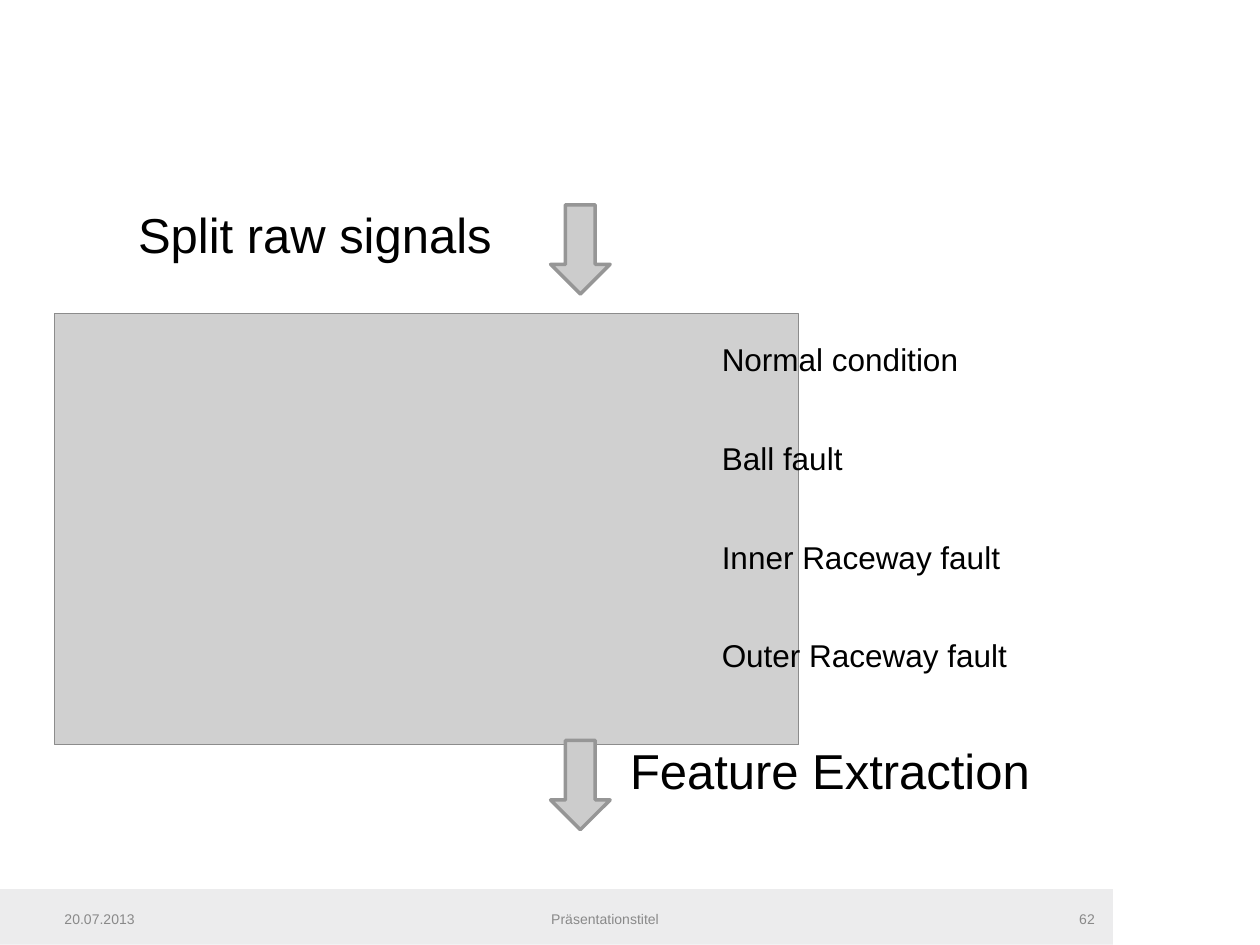
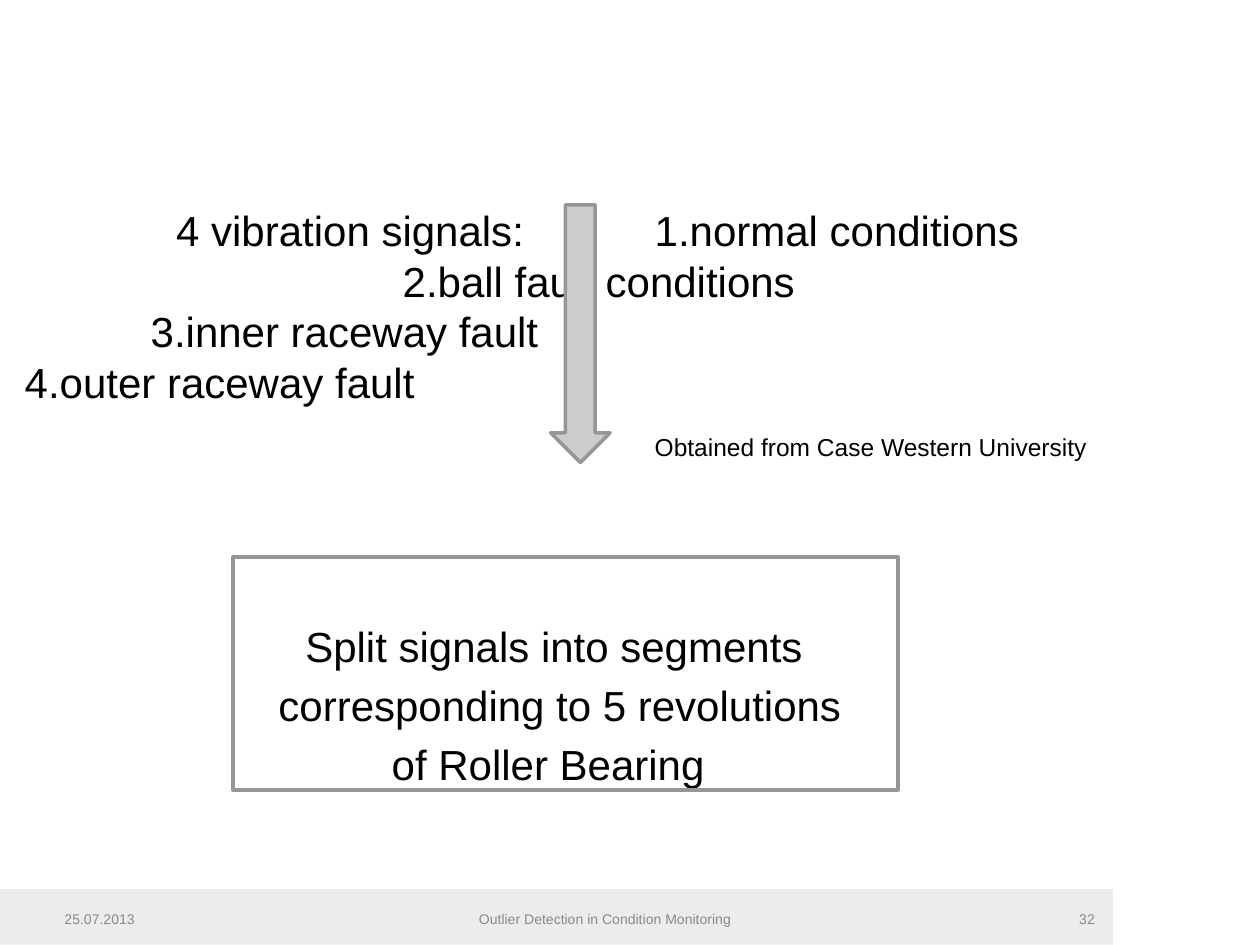
Before and after one commit to fera0013/MasterThesis, a slide deck: slide 32 of Documentation/SemiSupervisedMethodsInConditionMonitoring.pptx (slide 62 before the commit). Drawn at 1260x945 pixels with LibreOffice and Linux fonts; fonts in the diff are those of the drawing; grey boxes stand for pictures; background and template pictures are left out. Boxes give left, top, right and bottom in pixels: in the first picture for what was removed or moved away, otherwise in the second. Text is boxed around its words. In the diff, an @@ line names an element or a change of style, - is before the commit and + after.

Commit message:
Outlier Detection in Condition Monitoring Documentation

```diff
--- a/Documentation/SemiSupervisedMethodsInConditionMonitoring.pptx
+++ b/Documentation/SemiSupervisedMethodsInConditionMonitoring.pptx
@@ down arrow: place and size @@
-down arrow at (551, 205, 610, 295)
+down arrow at (551, 205, 610, 464)
@@ text added at (25, 215, 1087, 788), 24 pt, text #000000 @@
+4 vibration signals: 1.normal conditions 2.ball fault conditions 3.inner raceway fault 4.outer raceway fault
+Obtained from Case Western University
+Split signals into segments
+corresponding to 5 revolutions
+of Roller Bearing
@@ text removed at (138, 217, 491, 263) @@
-Split raw signals
@@ picture removed at (54, 314, 799, 745) @@
@@ text removed at (722, 346, 958, 377) @@
-Normal condition
@@ text removed at (722, 445, 842, 476) @@
-Ball fault
@@ rectangle added at (233, 557, 898, 790), outline #979797 2 pt @@
@@ text removed at (722, 546, 1000, 575) @@
-Inner Raceway fault
@@ text removed at (722, 642, 1007, 673) @@
-Outer Raceway fault
@@ down arrow removed at (551, 741, 610, 830) @@
@@ text removed at (630, 753, 1030, 790) @@
-Feature Extraction
@@ text at (64, 914, 134, 924): text changed @@
-20.07.2013
+25.07.2013
@@ text at (479, 914, 731, 927): text changed @@
-Präsentationstitel
+Outlier Detection in Condition Monitoring
@@ page number at (1079, 914, 1095, 924): text changed @@
-62
+32
```
Also in this commit, not shown: 32 other slides changed, 12 slides added, 36 slides removed, 6 other files.
